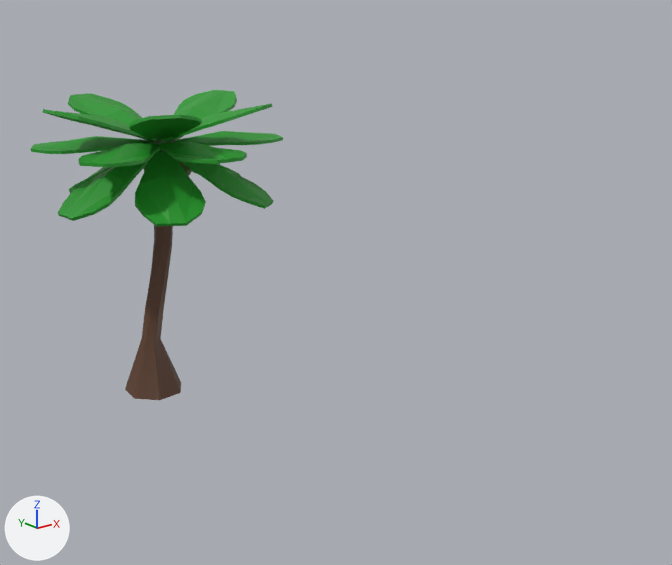
Before and after pictures for a commit that changed the Blender file Props.blend.
The view is the same before and after, from a 50 mm camera at (-36.3, -72.2, 34.8) aimed at (8.0, -16.8, 12.7). Arrows for +X, +Y and +Z are at lower left; the lights stay in place. The picture after the commit comes second.
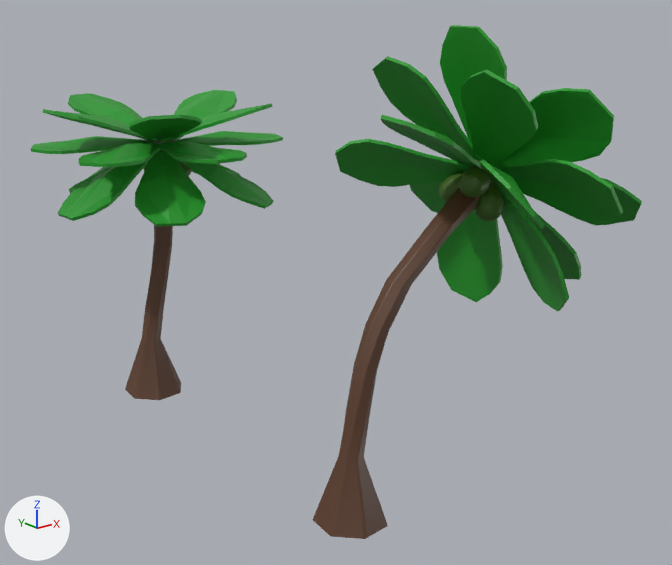
Edits to the bpy script that builds the scene:
```text
Add ob_cylinder_001:
    ob_cylinder_001 = bpy.data.objects.new('Cylinder.001', me_cylinder_001)  # 448 vertices, 393 faces; spans x -2.5..12.4, y -2.5..2.6, z -0.2..22.8; in mat_wood_001 (brown #5e3e2c)
    ob_cylinder_001.location = (0.0, -28.37, 0.0)
Add ob_plane_029:
    ob_plane_029 = bpy.data.objects.new('Plane.029', me_plane_029)  # 42 vertices, 28 faces; spans x -2.58..3.02, y -8.63..1.88, z 0.0..0.97; in mat_light_green_029 (green #269a2b)
    ob_plane_029.location = (12.31, -30.25, 22.52)
    ob_plane_029.rotation_euler = (0.0, 0.915, 0.0)  # degrees (0, 52, 0)
Add ob_plane_028:
    ob_plane_028 = bpy.data.objects.new('Plane.028', me_plane_028)  # 42 vertices, 28 faces; spans x -2.58..3.02, y -8.63..1.88, z 0.0..0.97; in mat_light_green_028 (green #269a2b)
    ob_plane_028.location = (13.53, -28.78, 20.94)
    ob_plane_028.rotation_euler = (0.892, 0.237, 1.384)  # degrees (51, 14, 79)
Add ob_plane_027:
    ob_plane_027 = bpy.data.objects.new('Plane.027', me_plane_027)  # 42 vertices, 28 faces; spans x -2.58..3.02, y -8.63..1.88, z 0.0..0.97; in mat_light_green_027 (green #269a2b)
    ob_plane_027.location = (12.91, -26.32, 21.74)
    ob_plane_027.rotation_euler = (0.549, -0.774, 2.423)  # degrees (31, -44, 139)
Add ob_plane_026:
    ob_plane_026 = bpy.data.objects.new('Plane.026', me_plane_026)  # 42 vertices, 28 faces; spans x -2.58..3.02, y -8.63..1.88, z 0.0..0.97; in mat_light_green_026 (green #269a2b)
    ob_plane_026.location = (11.18, -27.19, 23.99)
    ob_plane_026.rotation_euler = (-0.855, -0.378, 4.402)  # degrees (-49, -22, 252)
Add ob_plane_025:
    ob_plane_025 = bpy.data.objects.new('Plane.025', me_plane_025)  # 42 vertices, 28 faces; spans x -2.58..3.02, y -8.63..1.88, z 0.0..0.97; in mat_light_green_025 (green #269a2b)
    ob_plane_025.location = (11.23, -29.27, 23.93)
    ob_plane_025.rotation_euler = (-0.834, 0.433, 5.076)  # degrees (-48, 25, 291)
Add ob_plane_024:
    ob_plane_024 = bpy.data.objects.new('Plane.024', me_plane_024)  # 42 vertices, 28 faces; spans x -2.58..3.02, y -8.63..1.88, z 0.0..0.97; in mat_light_green_024 (green #269a2b)
    ob_plane_024.location = (12.48, -29.75, 23.67)
    ob_plane_024.rotation_euler = (-0.829, 0.772, 5.622)  # degrees (-47, 44, 322)
Add ob_plane_023:
    ob_plane_023 = bpy.data.objects.new('Plane.023', me_plane_023)  # 42 vertices, 28 faces; spans x -2.58..3.02, y -8.63..1.88, z 0.0..0.97; in mat_light_green_023 (green #269a2b)
    ob_plane_023.location = (13.54, -29.68, 22.3)
    ob_plane_023.rotation_euler = (0.276, 0.716, 7.07)  # degrees (16, 41, 45)
Add ob_plane_020:
    ob_plane_020 = bpy.data.objects.new('Plane.020', me_plane_020)  # 42 vertices, 28 faces; spans x -2.58..3.02, y -8.63..1.88, z 0.0..0.97; in mat_light_green_020 (green #269a2b)
    ob_plane_020.location = (11.89, -28.2, 24.44)
    ob_plane_020.rotation_euler = (-1.235, 0.0151, 11.04)  # degrees (-71, 0.9, 273)
Add ob_plane_019:
    ob_plane_019 = bpy.data.objects.new('Plane.019', me_plane_019)  # 42 vertices, 28 faces; spans x -2.58..3.02, y -8.63..1.88, z 0.0..0.97; in mat_light_green_019 (green #269a2b)
    ob_plane_019.location = (11.07, -26.48, 22.57)
    ob_plane_019.rotation_euler = (-0.0352, -0.771, 3.8)  # degrees (-2, -44, 218)
Add ob_plane_018:
    ob_plane_018 = bpy.data.objects.new('Plane.018', me_plane_018)  # 42 vertices, 28 faces; spans x -2.58..3.02, y -8.63..1.88, z 0.0..0.97; in mat_light_green_018 (green #269a2b)
    ob_plane_018.location = (12.63, -27.57, 20.54)
    ob_plane_018.rotation_euler = (1.353, -0.249, 1.8)  # degrees (78, -14, 103)
Add ob_plane_017:
    ob_plane_017 = bpy.data.objects.new('Plane.017', me_plane_017)  # 42 vertices, 28 faces; spans x -2.58..3.02, y -8.63..1.88, z 0.0..0.97; in mat_light_green_017 (green #269a2b)
    ob_plane_017.location = (12.25, -29.64, 21.04)
    ob_plane_017.rotation_euler = (1.159, 0.693, 0.929)  # degrees (66, 40, 53)
Add ob_plane_016:
    ob_plane_016 = bpy.data.objects.new('Plane.016', me_plane_016)  # 42 vertices, 28 faces; spans x -2.58..3.02, y -8.63..1.88, z 0.0..0.97; in mat_light_green_016 (green #269a2b)
    ob_plane_016.location = (11.05, -29.83, 22.59)
    ob_plane_016.rotation_euler = (-0.0521, 0.818, -0.682)  # degrees (-3, 47, -39)
Add ob_plane_015:
    ob_plane_015 = bpy.data.objects.new('Plane.015', me_plane_015)  # 42 vertices, 28 faces; spans x -2.58..3.02, y -8.63..1.88, z 0.0..0.97; in mat_light_green_015 (green #269a2b)
    ob_plane_015.location = (10.42, -28.32, 23.41)
    ob_plane_015.rotation_euler = (-0.443, 0.0905, -1.532)  # degrees (-25, 5.2, -88)
Add ob_sphere_007:
    ob_sphere_007 = bpy.data.objects.new('Sphere.007', me_sphere_007)  # a UV sphere (32 segments, 16 rings, poles along z) spanning x -1.0..1.0, y -1.0..1.0, z -1.0..1.0; in mat_dark_green_001 (dark green #1f5519)
    ob_sphere_007.location = (12.23, -28.32, 22.61)
    ob_sphere_007.rotation_euler = (0.0, 0.915, 0.0)  # degrees (0, 52, 0)
    ob_sphere_007.scale = (1.36, 1.36, 1.36)
Add ob_sphere_006:
    ob_sphere_006 = bpy.data.objects.new('Sphere.006', me_sphere_006)  # 482 vertices, 512 faces; spans x -1.0..1.0, y -1.0..1.0, z -1.63..1.0; in mat_coconut_005 (dark green #3e6519)
    ob_sphere_006.location = (11.22, -26.87, 21.69)
    ob_sphere_006.rotation_euler = (0.526, 0.915, 0.0)  # degrees (30, 52, 0)
Add ob_sphere_005:
    ob_sphere_005 = bpy.data.objects.new('Sphere.005', me_sphere_005)  # 482 vertices, 512 faces; spans x -1.0..1.0, y -1.0..1.0, z -1.63..1.0; in mat_coconut_004 (dark green #3e6519)
    ob_sphere_005.location = (11.72, -29.17, 21.05)
    ob_sphere_005.rotation_euler = (-0.156, -0.667, 4.061)  # degrees (-8.9, -38, 233)
Add ob_sphere_004:
    ob_sphere_004 = bpy.data.objects.new('Sphere.004', me_sphere_004)  # 482 vertices, 512 faces; spans x -1.0..1.0, y -1.0..1.0, z -1.63..1.0; in mat_coconut_003 (dark green #3e6519)
    ob_sphere_004.location = (10.61, -28.96, 22.49)
    ob_sphere_004.rotation_euler = (1.322, -0.513, 2.019)  # degrees (76, -29, 116)
```

What differs and where, as boxes [x1, y1, x2, y2] in the pictures (672 x 565 px):
'Cylinder.001', added (brown): after [313, 187, 480, 539]
'Plane.024', added (green): after [505, 88, 614, 164]
'Plane.025', added (green): after [461, 69, 538, 170]
'Plane.029', added (green): after [491, 159, 623, 225]
'Plane.018', added (green): after [437, 209, 503, 302]
'Plane.019', added (green): after [335, 139, 470, 187]
'Plane.026', added (green): after [373, 56, 482, 160]
'Plane.017', added (green): after [499, 189, 569, 311]
'Plane.020', added (green): after [440, 25, 507, 144]
'Plane.015', added (green): after [380, 115, 482, 169]
'Plane.028', added (green): after [528, 211, 581, 280]
'Plane.016', added (green): after [480, 160, 545, 229]
'Sphere.004', added (dark green): after [459, 167, 491, 198]
'Sphere.005', added (dark green): after [475, 186, 504, 221]
'Plane.023', added (green): after [602, 178, 642, 224]
'Plane.027', added (green): after [410, 182, 446, 213]
'Sphere.006', added: after [439, 172, 464, 202]
'Sphere.007', added (mostly hidden): after [468, 159, 496, 186]
